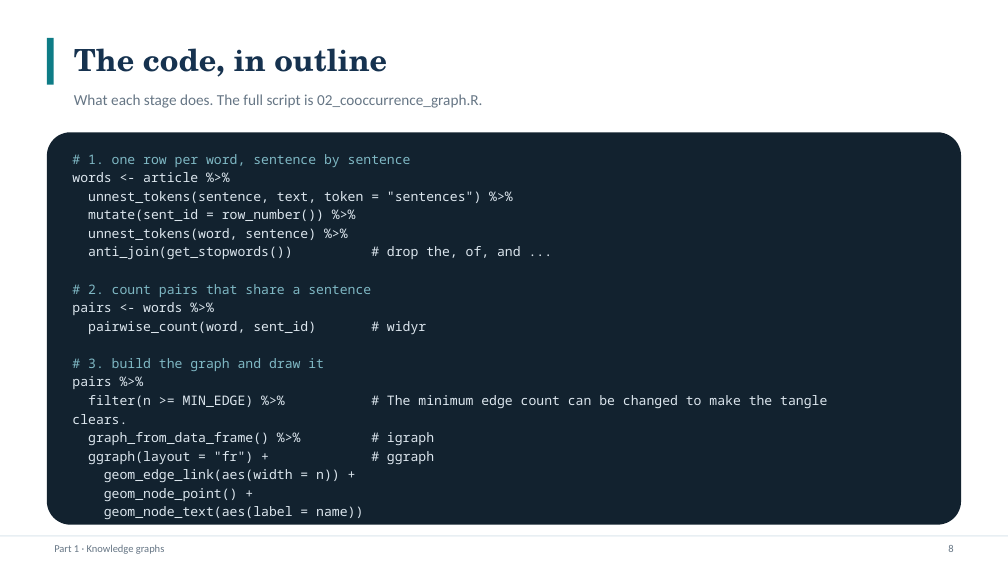
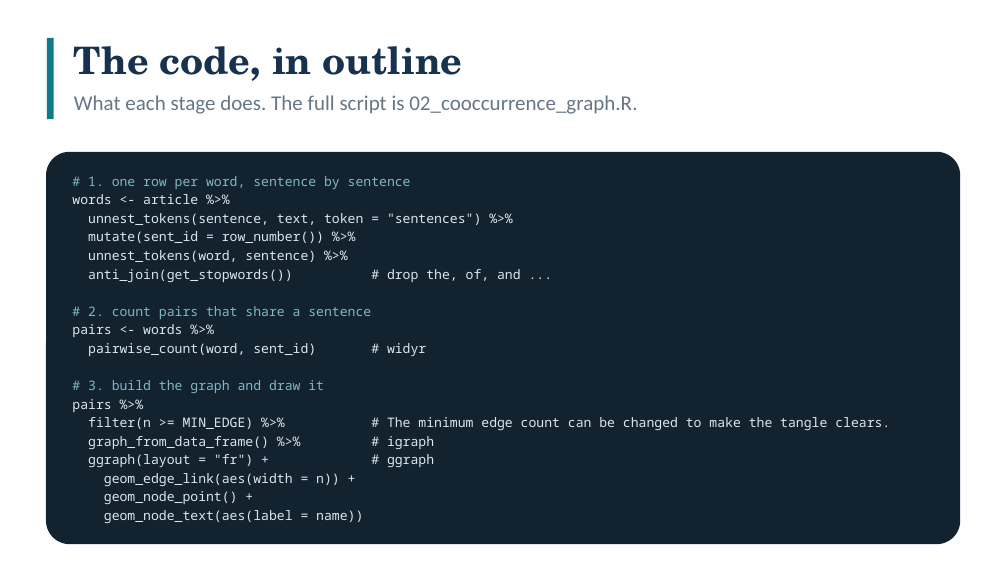
Before and after one commit to smalljosephd/SICSS-Nigeria-2026_LLM_Viz_R, a slide deck: slide 8 of slides/SICSS_LLM_Visualization_Session.pptx. Drawn at 1008x567 pixels with LibreOffice and Linux fonts; fonts in the diff are those of the drawing. Boxes give left, top, right and bottom in pixels: in the first picture for what was removed or moved away, otherwise in the second. Text is boxed around its words. In the diff, an @@ line names an element or a change of style, - is before the commit and + after.

```diff
--- a/slides/SICSS_LLM_Visualization_Session.pptx
+++ b/slides/SICSS_LLM_Visualization_Session.pptx
@@ rectangle resized from (x1=47, y1=38, x2=54, y2=85) to (x1=47, y1=38, x2=54, y2=119) @@
@@ text "The code, in outline" at (x1=74, y1=46, x2=463, y2=81): size 29 to 36 pt @@
@@ text "What each stage does. The ..." at (x1=74, y1=95, x2=637, y2=114): size 14.5 to 20 pt @@
@@ rounded rectangle moved from (x1=47, y1=132, x2=961, y2=525) to (x1=46, y1=152, x2=960, y2=544) @@
@@ text "# 1. one row per ..." rewrapped from (x1=72, y1=154, x2=827, y2=519) to (x1=72, y1=176, x2=890, y2=523) @@
@@ rectangle removed at (x1=0, y1=535, x2=1008, y2=537) @@
@@ text removed at (x1=54, y1=544, x2=164, y2=554) @@
-Part 1 · Knowledge graphs
@@ text removed at (x1=948, y1=545, x2=953, y2=552) @@
-8
```
Also in this commit, not shown: 23 other slides changed, 3 other files.
